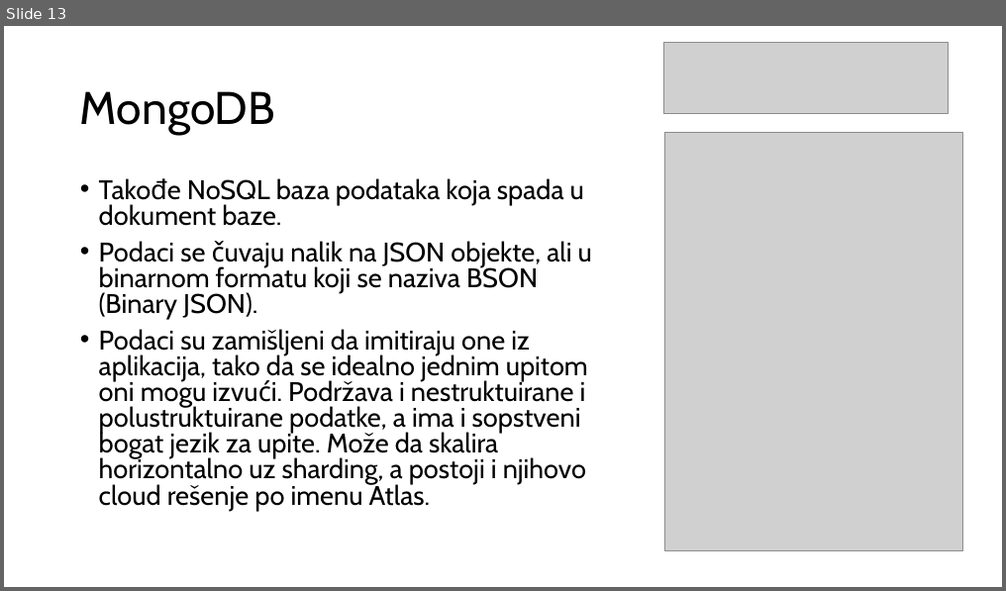
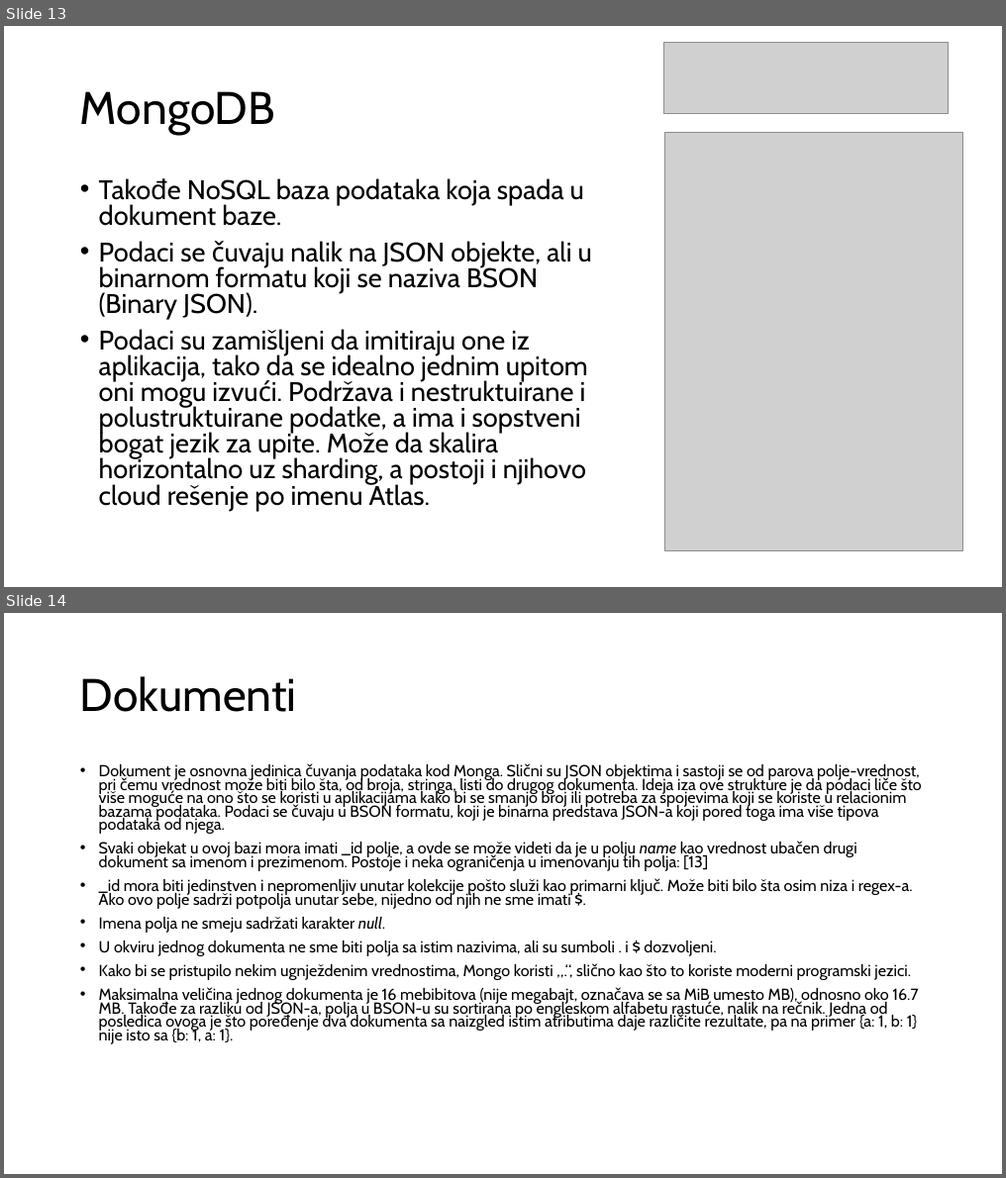
Before and after one commit to radisa-markovic/redis-mongodb-imdb-vs-ondisk, a slide deck: Redis i Mongo.pptx. Shown one above the other, each under a label of ours: slide 13 before the commit, slides 13 and 14 after it. The pictures are 1006x591 and 1006x1178 pixels, drawn with LibreOffice and Linux fonts; fonts in the diff are those of the drawing; grey boxes stand for pictures. Boxes give left, top, right and bottom in pixels: in the first picture for what was removed or moved away, otherwise in the second. Text is boxed around its words. In the diff, an @@ line names an element or a change of style, - is before the commit and + after.

```diff
--- a/Redis i Mongo.pptx
+++ b/Redis i Mongo.pptx
@@ slide 14 added at <box>4,613,1002,1174</box>, background #FFFFFF @@
@@ title added at <box>80,676,297,712</box>, 44 pt, text #000000 @@
+Dokumenti
@@ text added at <box>99,764,922,1045</box>, 15.4 pt, text #000000 @@
+• Dokument je osnovna jedinica čuvanja podataka kod Monga. Slični su JSON objektima i sastoji se od parova polje-vrednost, pri čemu vrednost može biti bilo šta, od broja, stringa, listi do drugog dokumenta. Ideja iza ove strukture je da podaci liče što više moguće na ono što se koristi u aplikacijama kako bi se smanjo broj ili potreba za spojevima koji se koriste u relacionim bazama podataka. Podaci se čuvaju u BSON formatu, koji je binarna predstava JSON-a koji pored toga ima više tipova podataka od njega.
+• Svaki objekat u ovoj bazi mora imati _id polje, a ovde se može videti da je u polju name kao vrednost ubačen drugi dokument sa imenom i prezimenom. Postoje i neka ograničenja u imenovanju tih polja: [13]
+• _id mora biti jedinstven i nepromenljiv unutar kolekcije pošto služi kao primarni ključ. Može biti bilo šta osim niza i regex-a. Ako ovo polje sadrži potpolja unutar sebe, nijedno od njih ne sme imati $.
+• Imena polja ne smeju sadržati karakter null.
+• U okviru jednog dokumenta ne sme biti polja sa istim nazivima, ali su sumboli . i $ dozvoljeni.
+• Kako bi se pristupilo nekim ugnježdenim vrednostima, Mongo koristi „.“, slično kao što to koriste moderni programski jezici.
+• Maksimalna veličina jednog dokumenta je 16 mebibitova (nije megabajt, označava se sa MiB umesto MB), odnosno oko 16.7 MB. Takođe za razliku od JSON-a, polja u BSON-u su sortirana po engleskom alfabetu rastuće, nalik na rečnik. Jedna od posledica ovoga je što poređenje dva dokumenta sa naizgled istim atributima daje različite rezultate, pa na primer {a: 1, b: 1} nije isto sa {b: 1, a: 1}.
```
Also in this commit, not shown: 2 other slides added.
